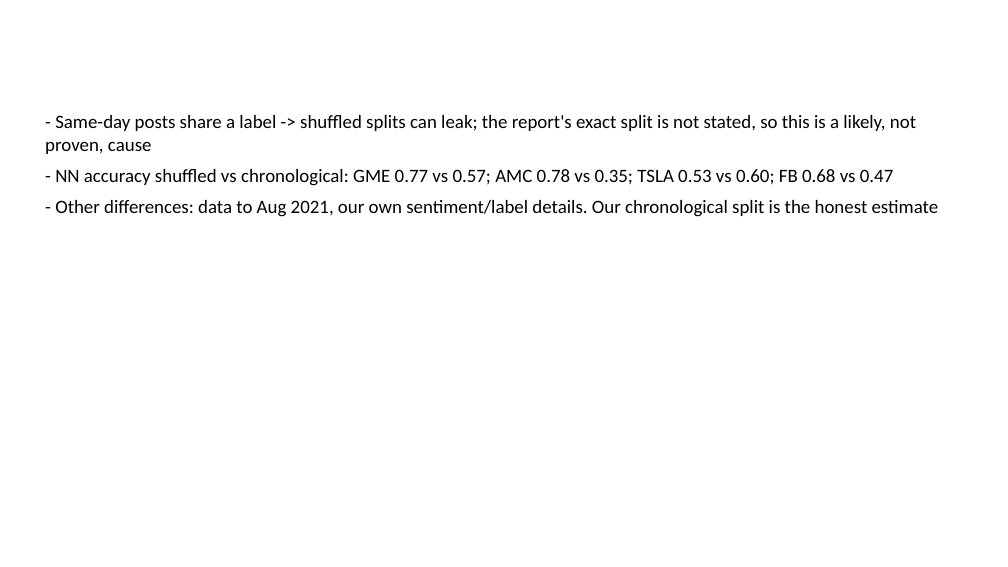
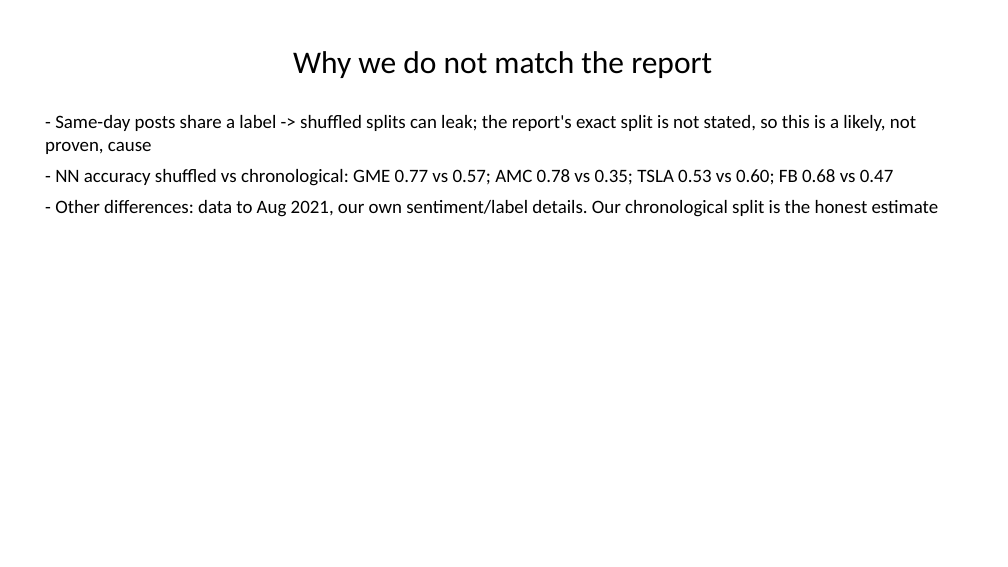
Before and after one commit to Prithvi-Aithal/wsb-market-prediction, a slide deck: slide 10 of docs/presentation.pptx. Drawn at 1008x567 pixels with LibreOffice and Linux fonts; fonts in the diff are those of the drawing. Boxes give left, top, right and bottom in pixels: in the first picture for what was removed or moved away, otherwise in the second. Text is boxed around its words. In the diff, an @@ line names an element or a change of style, - is before the commit and + after.

Commit message:
Fix slide title placement (set top/height explicitly)

```diff
--- a/docs/presentation.pptx
+++ b/docs/presentation.pptx
@@ title added at box(293, 51, 712, 78), 30 pt, text #000000 @@
+Why we do not match the report
```
Also in this commit, not shown: 11 other slides changed, 2 slides added, 2 slides removed, 2 other files.
